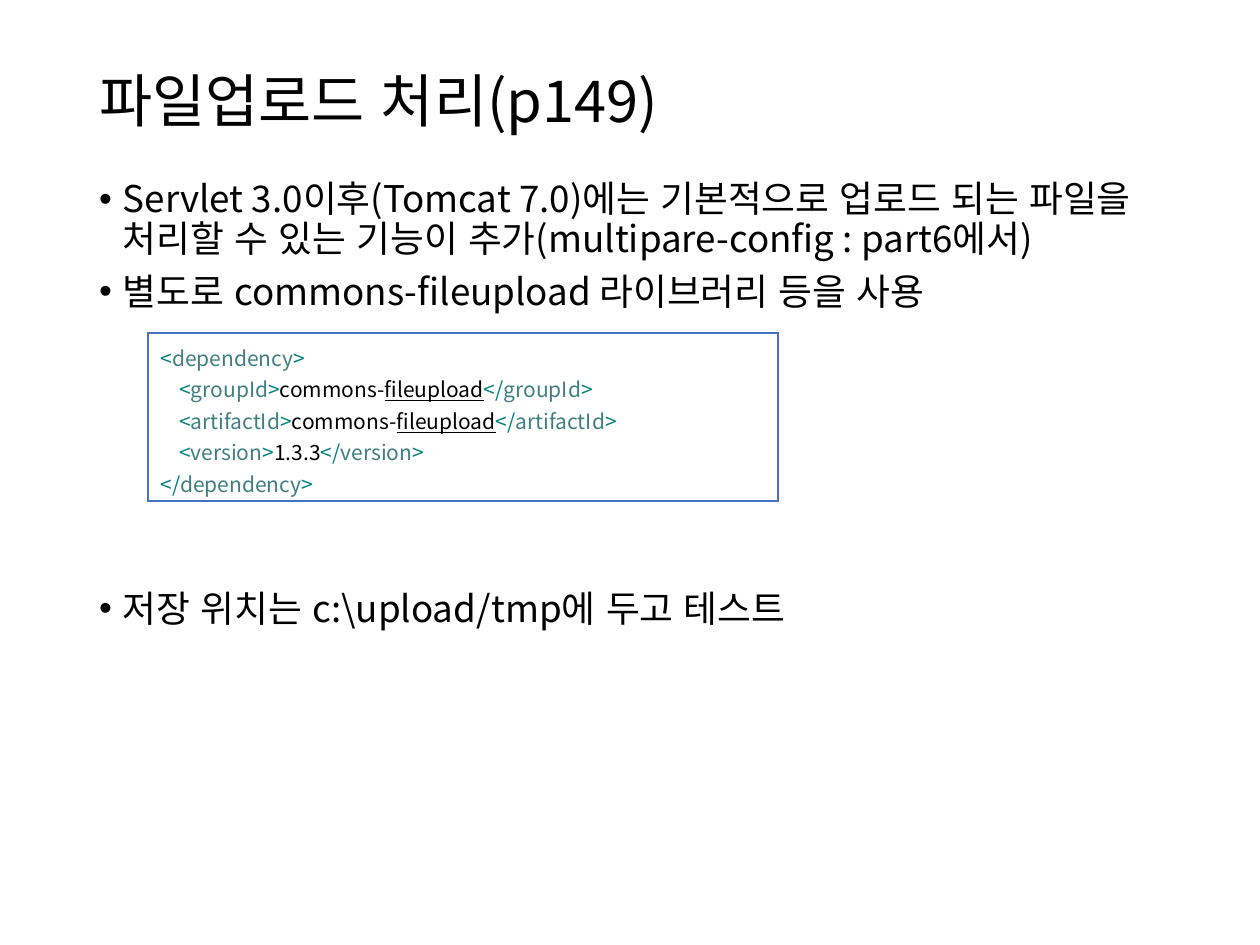
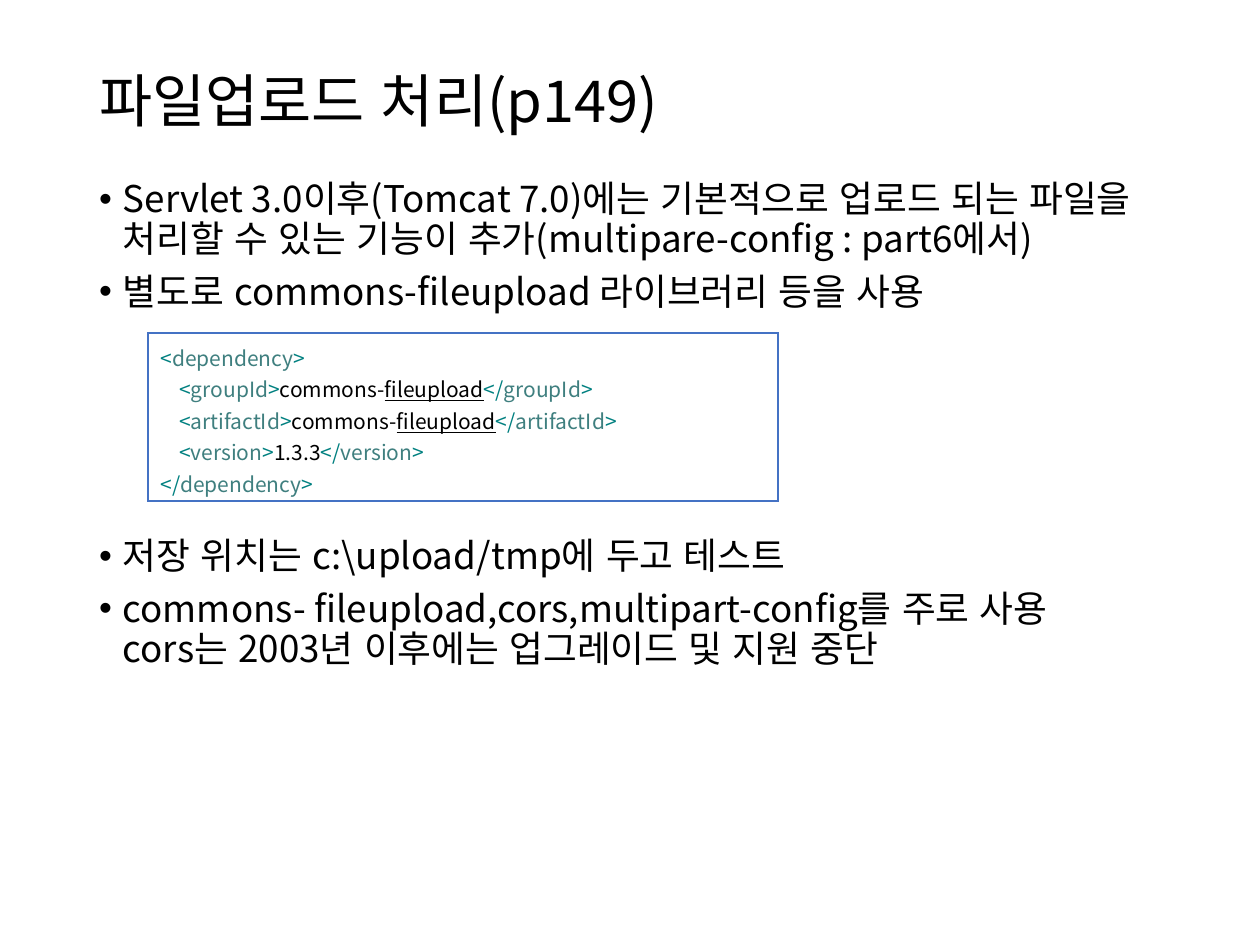
Before and after one commit to itrecipe/Web_Study_ez, a slide deck: slide 34 of spring - 학습자료/PART2.pptx. Drawn at 1260x945 pixels with LibreOffice and Linux fonts; fonts in the diff are those of the drawing. Boxes give left, top, right and bottom in pixels: in the first picture for what was removed or moved away, otherwise in the second. Text is boxed around its words. In the diff, an @@ line names an element or a change of style, - is before the commit and + after.

Commit message:
spring_학습자료
23.4.19

```diff
--- a/spring - 학습자료/PART2.pptx
+++ b/spring - 학습자료/PART2.pptx
@@ text at [123, 591, 1048, 665]: paragraph added @@
+• commons- fileupload,cors,multipart-config를 주로 사용
+  cors는 2003년 이후에는 업그레이드 및 지원 중단
```
